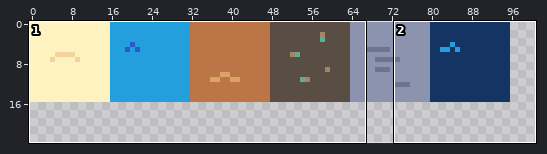
Pixel-art file -- assets/tileset.aseprite. Above: a wide view before the commit, with the close-up outlined.
Close-up. As it was:
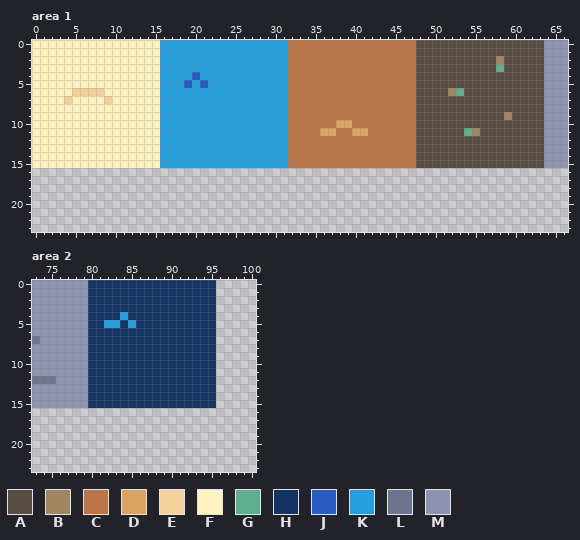
512x288 pixels, 1 frame. Shown: area 1: x 0..66, y 0..23; area 2: x 73..100, y 0..23. The wide view leaves out empty margins.
Palette (. is transparent): A #5a4e44  B #a08662  C #bb7547  D #dba463  E #f4d29c  F #fef3c0  G #5daf8d  H #143464  J #285cc4  K #249fde  L #6d758d  M #8b93af
Now the later version:
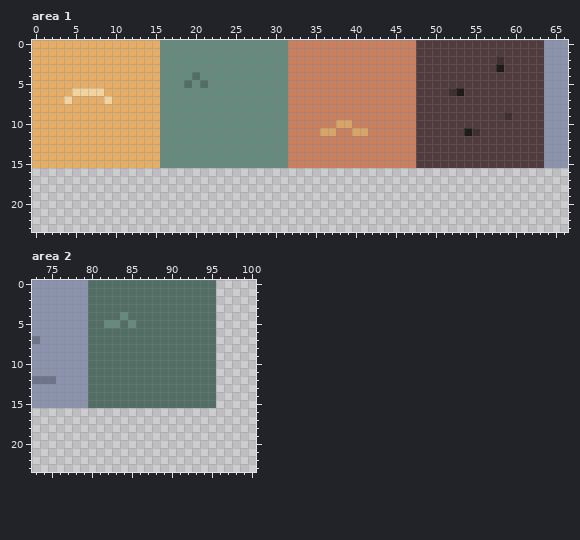
From old to new:
{"colour":"A","old":"#5a4e44","new":"#513a3d"}
{"colour":"B","old":"#a08662","new":"#412e31"}
{"colour":"C","old":"#bb7547","new":"#cb7f5f"}
{"colour":"F","old":"#fef3c0","new":"#e7ad64"}
{"colour":"G","old":"#5daf8d","new":"#1f1b1c"}
{"colour":"H","old":"#143464","new":"#516f65"}
{"colour":"K","old":"#249fde","new":"#658b7e"}
{"where": "area 1"}
{"y":4,"x":20,"old":"J","new":"H"}
{"y":5,"x":19,"old":"J","new":"H"}
{"y":5,"x":21,"old":"J","new":"H"}
{"label":"changed","picture_box":[32,40,544,168]}
{"label":"changed","picture_box":[88,280,216,408]}
